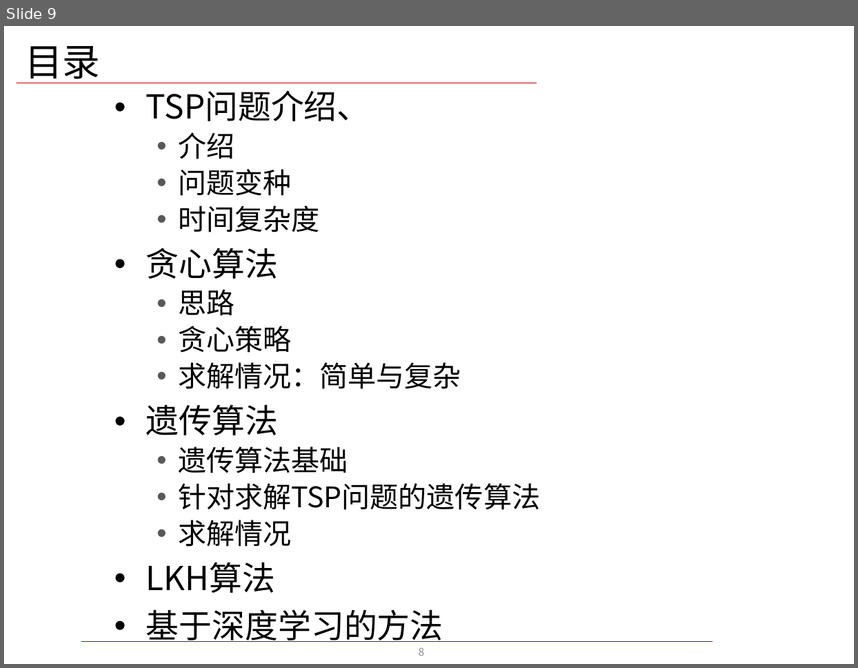
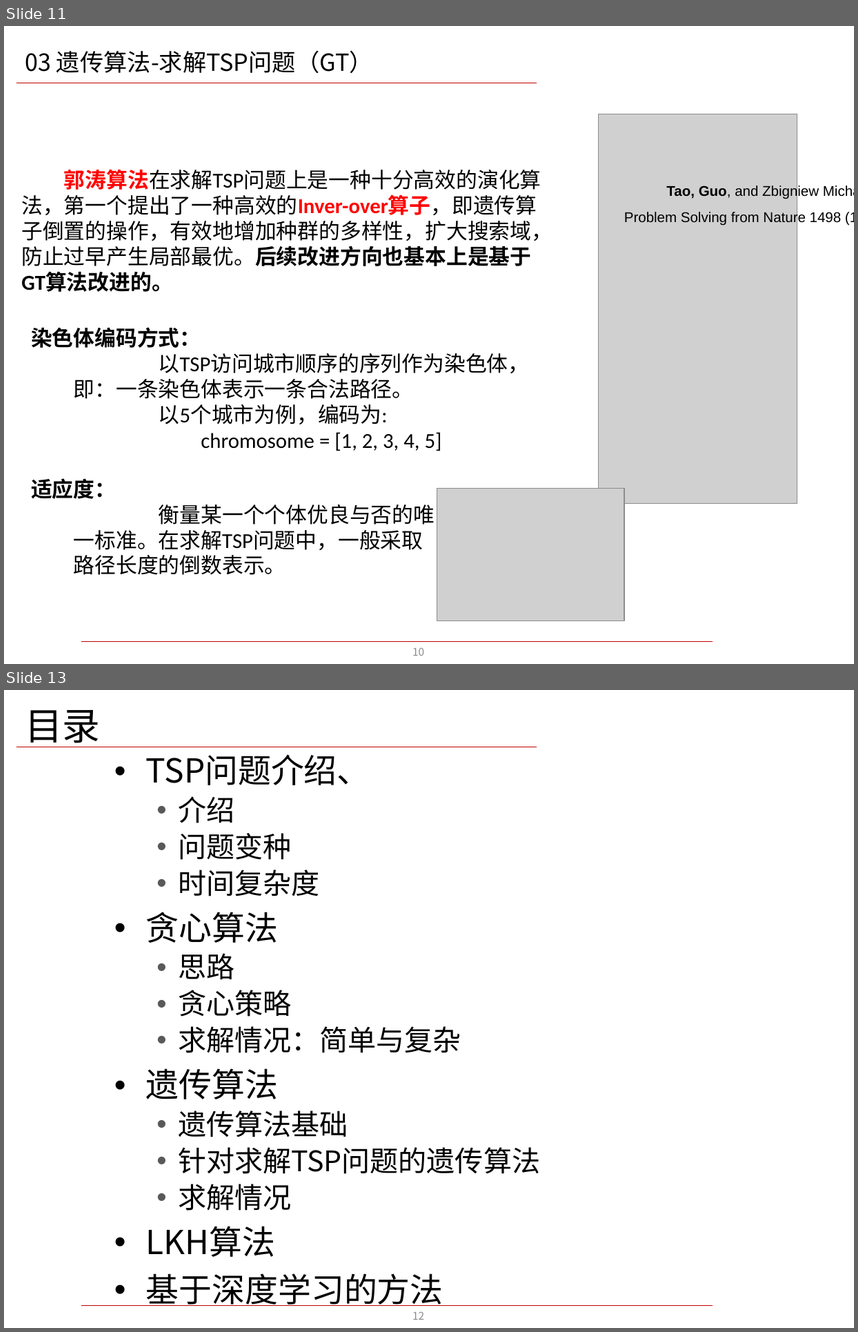
Before and after one commit to Cuijunhan/TSP, a slide deck: 转正报告 新模板 [自动保存的].pptx. Shown one above the other, each under a label of ours: slide 9 before the commit, slides 11 and 13 after it; the slides between them are not shown. The pictures are 858x668 and 858x1332 pixels, drawn with LibreOffice and Linux fonts; fonts in the diff are those of the drawing; grey boxes stand for pictures; background and template pictures are left out. Boxes give left, top, right and bottom in pixels: in the first picture for what was removed or moved away, otherwise in the second. Text is boxed around its words. In the diff, an @@ line names an element or a change of style, - is before the commit and + after.

Commit message:
新增遗传算法

```diff
--- a/转正报告 新模板 [自动保存的].pptx
+++ b/转正报告 新模板 [自动保存的].pptx
@@ slide 11 added at bbox=[4, 26, 854, 664], background #FFFFFF; not listed: 2 template elements that a slide beside it also shows @@
@@ text added at bbox=[25, 51, 373, 73], 20 pt, text #000000 @@
+03 遗传算法-求解TSP问题（GT）
@@ picture added at bbox=[598, 114, 797, 503] @@
@@ text added at bbox=[21, 169, 553, 292], 18 pt, text #000000 @@
+郭涛算法在求解TSP问题上是一种十分高效的演化算法，第一个提出了一种高效的Inver-over算子，即遗传算子倒置的操作，有效地增加种群的多样性，扩大搜索域，防止过早产生局部最优。后续改进方向也基本上是基于GT算法改进的。
@@ text added at bbox=[624, 185, 842, 225], 12 pt, text #000000 @@
+Tao, Guo, and Zbigniew Michalewicz. "Evolutionary algorithms for the TSP." Parallel Problem Solving from Nature 1498 (1998): 803-812.
@@ text added at bbox=[31, 327, 530, 451], 18 pt, text #000000 @@
+染色体编码方式：
+  以TSP访问城市顺序的序列作为染色体，即：一条染色体表示一条合法路径。
+  以5个城市为例，编码为:
+chromosome = [1, 2, 3, 4, 5]
@@ text added at bbox=[31, 478, 435, 575], 18 pt, text #000000 @@
+适应度：
+  衡量某一个个体优良与否的唯一标准。在求解TSP问题中，一般采取路径长度的倒数表示。
@@ picture added at bbox=[437, 488, 624, 620] @@
@@ page number added at bbox=[412, 647, 424, 655], 9 pt, text #8C8C8C @@
+10
@@ what was slide 9 is now slide 13 @@
@@ page number at bbox=[412, 1311, 424, 1319]: text changed @@
-8
+12
```
Also in this commit, not shown: 3 other slides added.
